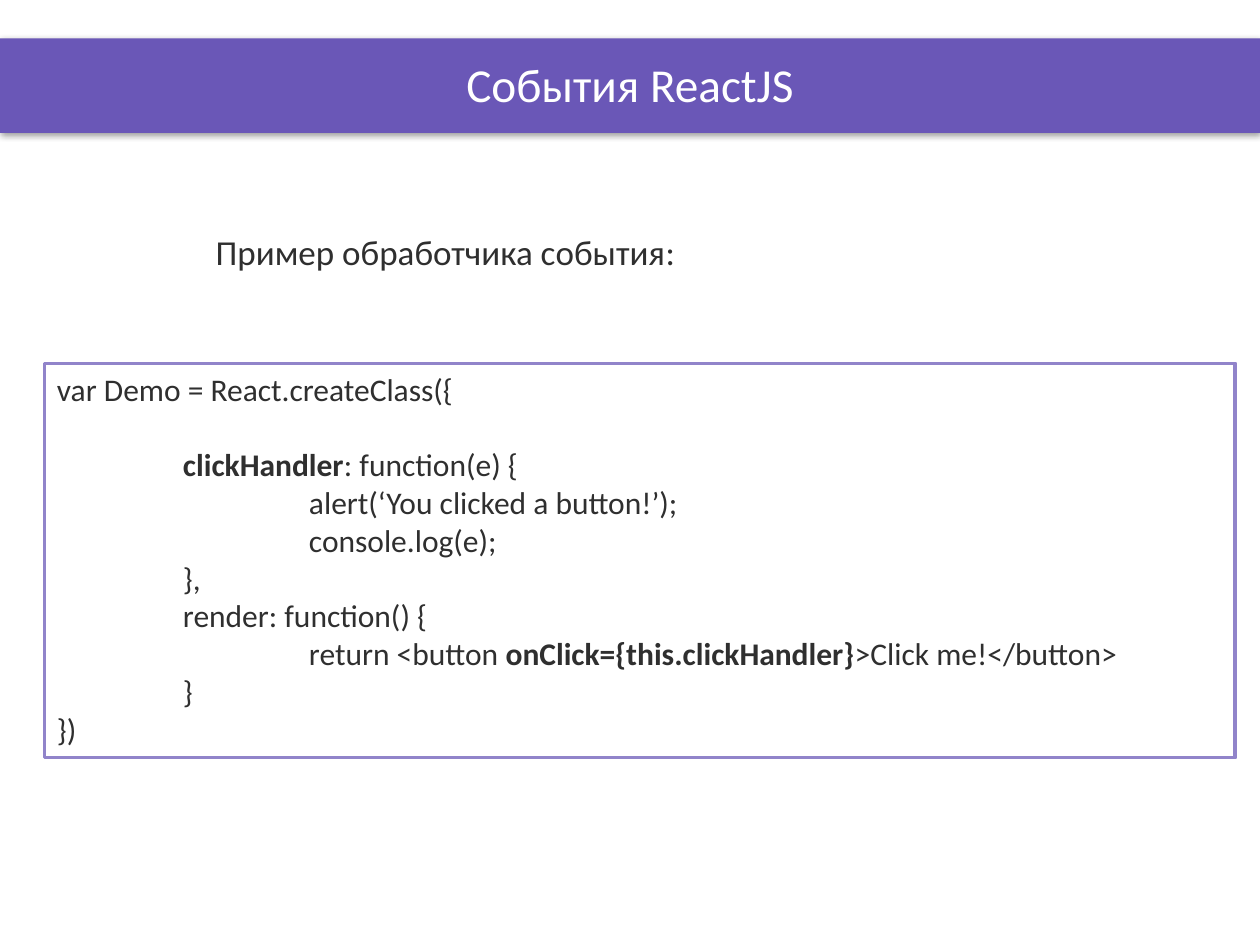
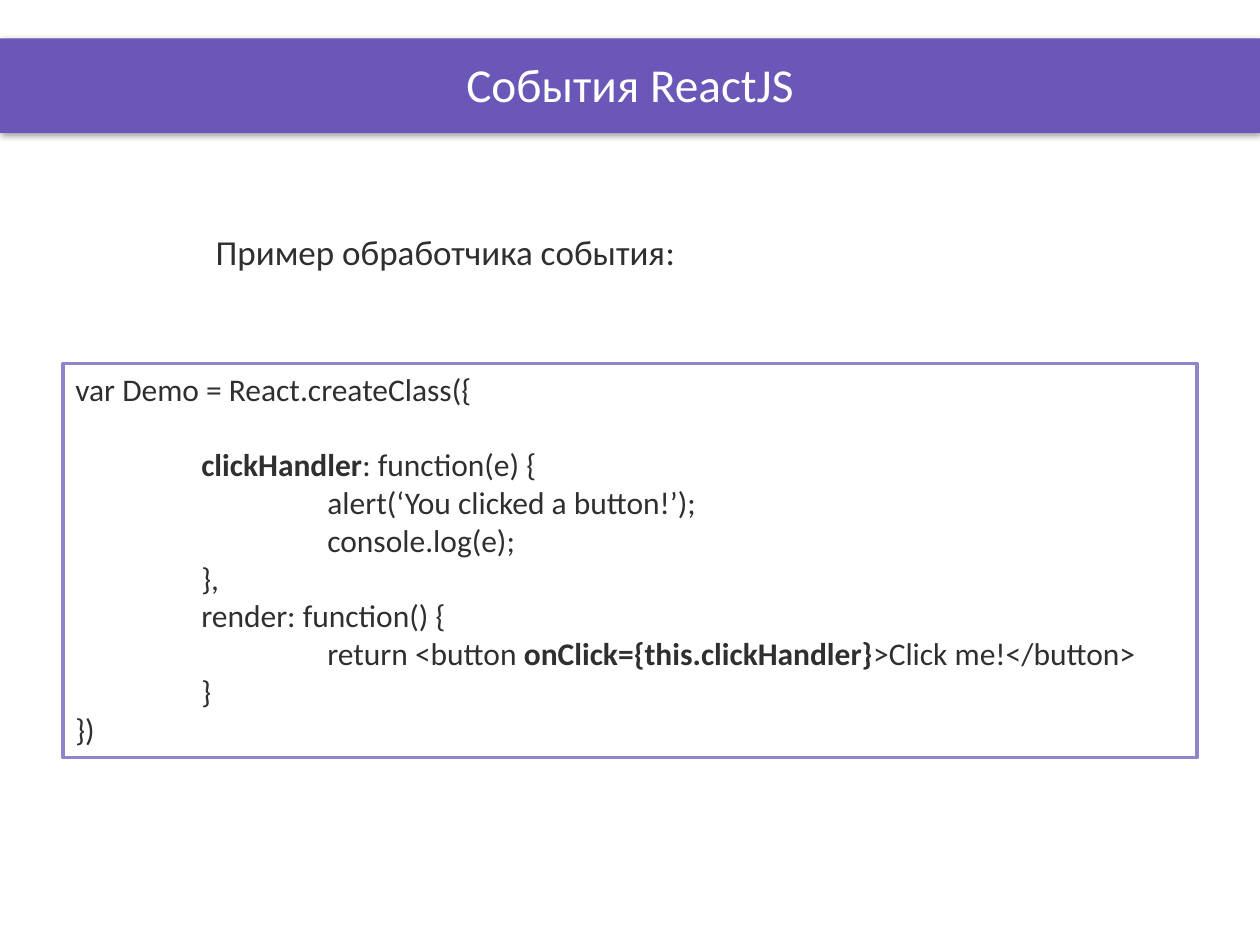
Before and after one commit to DinamickaDevelopment/ignite, a slide deck: slide 6 of ReactJS/lesson_21/Presentation/React_events.pptx. Drawn at 1260x945 pixels with LibreOffice and Linux fonts; fonts in the diff are those of the drawing; background and template pictures are left out. Boxes give left, top, right and bottom in pixels: in the first picture for what was removed or moved away, otherwise in the second. Text is boxed around its words. In the diff, an @@ line names an element or a change of style, - is before the commit and + after.

```diff
--- a/ReactJS/lesson_21/Presentation/React_events.pptx
+++ b/ReactJS/lesson_21/Presentation/React_events.pptx
@@ rectangle "var Demo = React.createClass({": place and size @@
-rectangle "var Demo = React.createClass({" at [44, 363, 1235, 757]
+rectangle "var Demo = React.createClass({" at [63, 363, 1197, 757]
```
Also in this commit, not shown: 38 other files.
